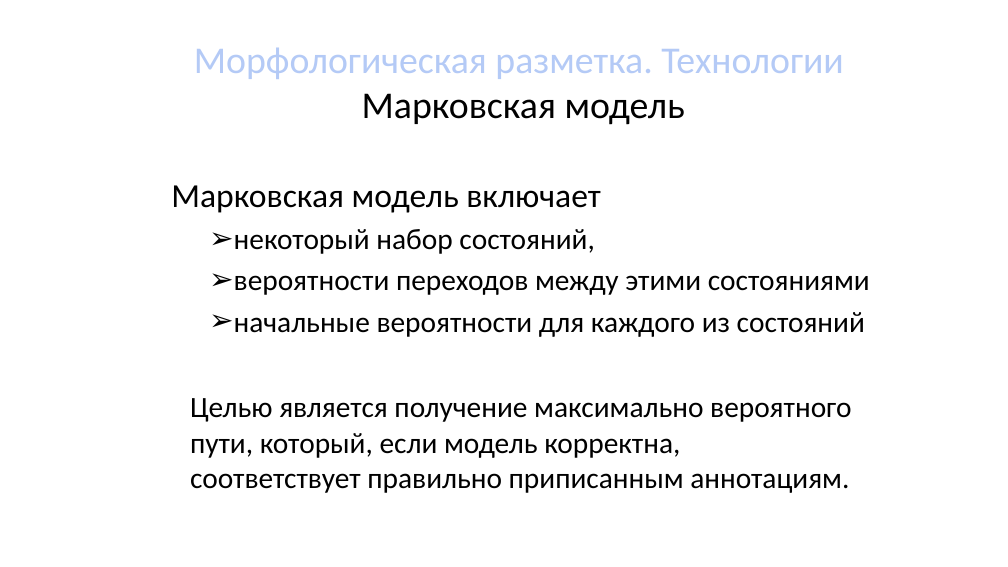
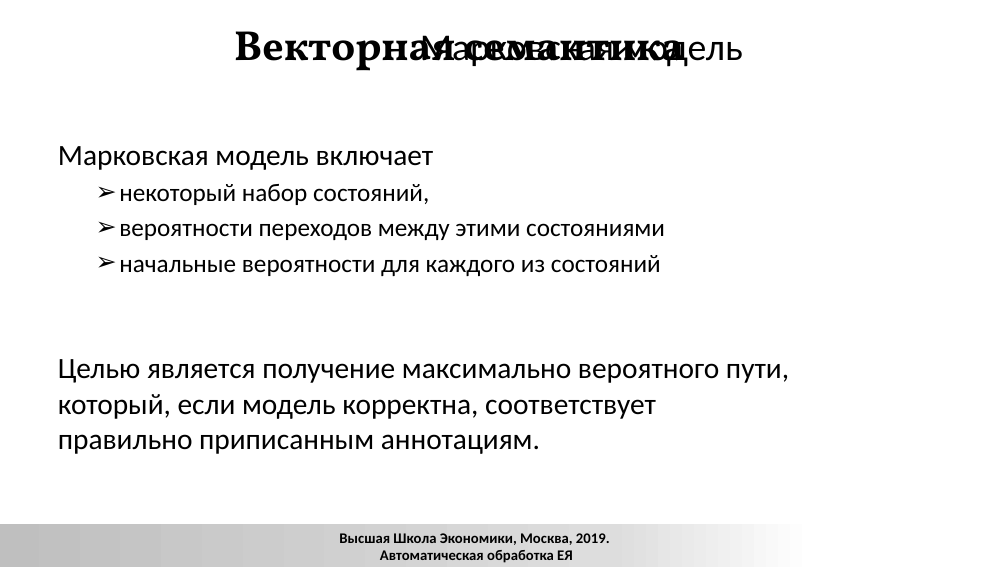
Before and after one commit to xngoli/nlp2019, a slide deck: slide 62 of lectures/2019_CL1_L_disambiguation.pptx (slide 63 before the commit). Drawn at 1008x567 pixels with LibreOffice and Linux fonts; fonts in the diff are those of the drawing; background and template pictures are left out. Boxes give left, top, right and bottom in pixels: in the first picture for what was removed or moved away, otherwise in the second. Text is boxed around its words. In the diff, an @@ line names an element or a change of style, - is before the commit and + after.

```diff
--- a/lectures/2019_CL1_L_disambiguation.pptx
+++ b/lectures/2019_CL1_L_disambiguation.pptx
@@ text added at bbox=[234, 31, 685, 71], 40 pt, text #000000, bold @@
+Векторная семантика
@@ title at bbox=[420, 35, 743, 67]: text changed; text colour #B4CAF6 to #000000 @@
-Морфологическая разметка. Технологии
-Марковская модель
+Марковская модель
@@ text "Марковская модель включает": place and size @@
-text "Марковская модель включает" at bbox=[171, 185, 870, 337]
+text "Марковская модель включает" at bbox=[58, 146, 665, 276]
@@ text "Марковская модель включает" at bbox=[58, 146, 665, 276]: size 32 to 28 pt in "Марковская модель включает"; size 28 to 24 pt in "некоторый набор состояний,", "вероятности переходов между этими состояниями", "начальные вероятности для каждого из состояний" @@
@@ text "Целью является получение максимально вероятного ..." rewrapped from bbox=[190, 398, 851, 493] to bbox=[58, 359, 789, 454] @@
@@ rectangle added at bbox=[0, 524, 814, 567], fill gradient #BFBFBF to #DDDDDD to #FFFFFF @@
@@ rectangle added at bbox=[0, 524, 814, 567], fill gradient #BFBFBF to #DDDDDD to #FFFFFF @@
@@ text added at bbox=[299, 522, 634, 562], 14 pt, text #000000, bold @@
+Высшая Школа Экономики, Москва, 2015. С.Ю.
+Толдова. Компьютерная лингвистика 2
@@ text added at bbox=[339, 533, 610, 563], 14 pt, text #000000, bold @@
+Высшая Школа Экономики, Москва, 2019.
+Автоматическая обработка ЕЯ
```
Also in this commit, not shown: 16 other slides changed, 10 slides added, 3 slides removed, 2 other files.
